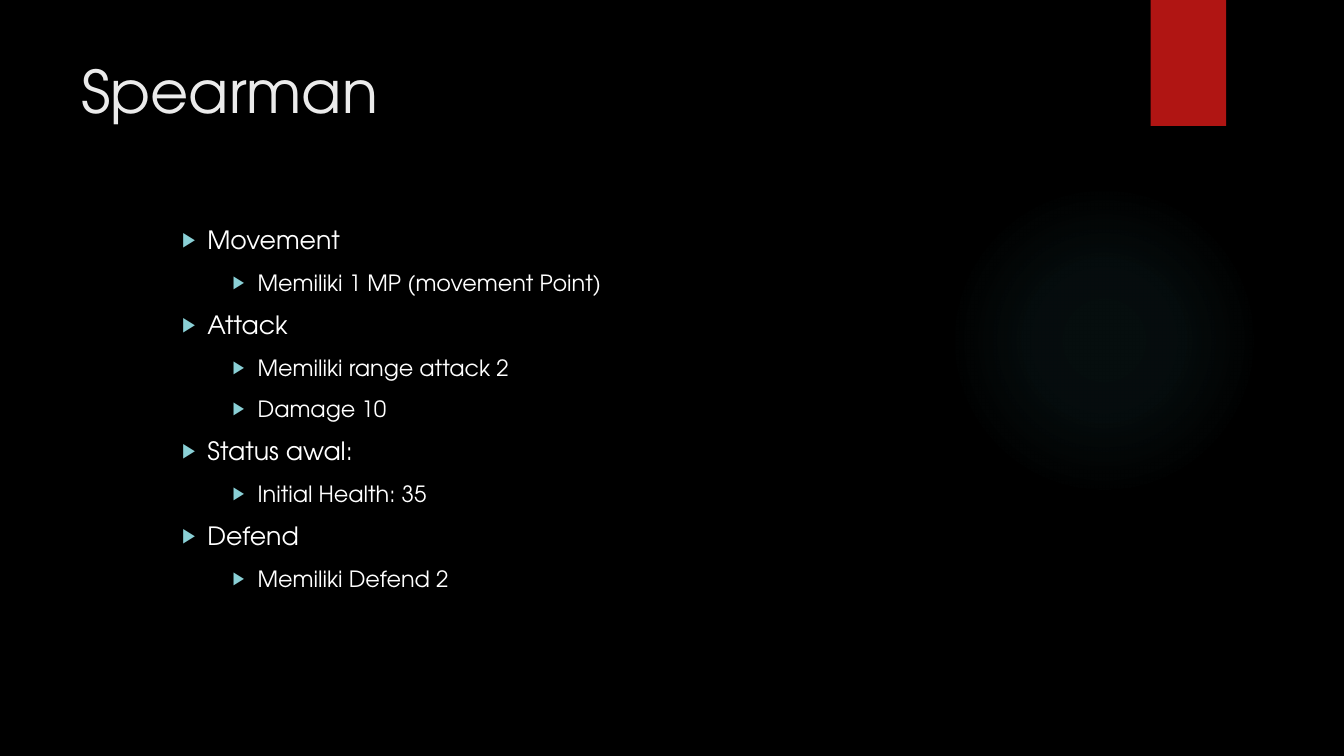
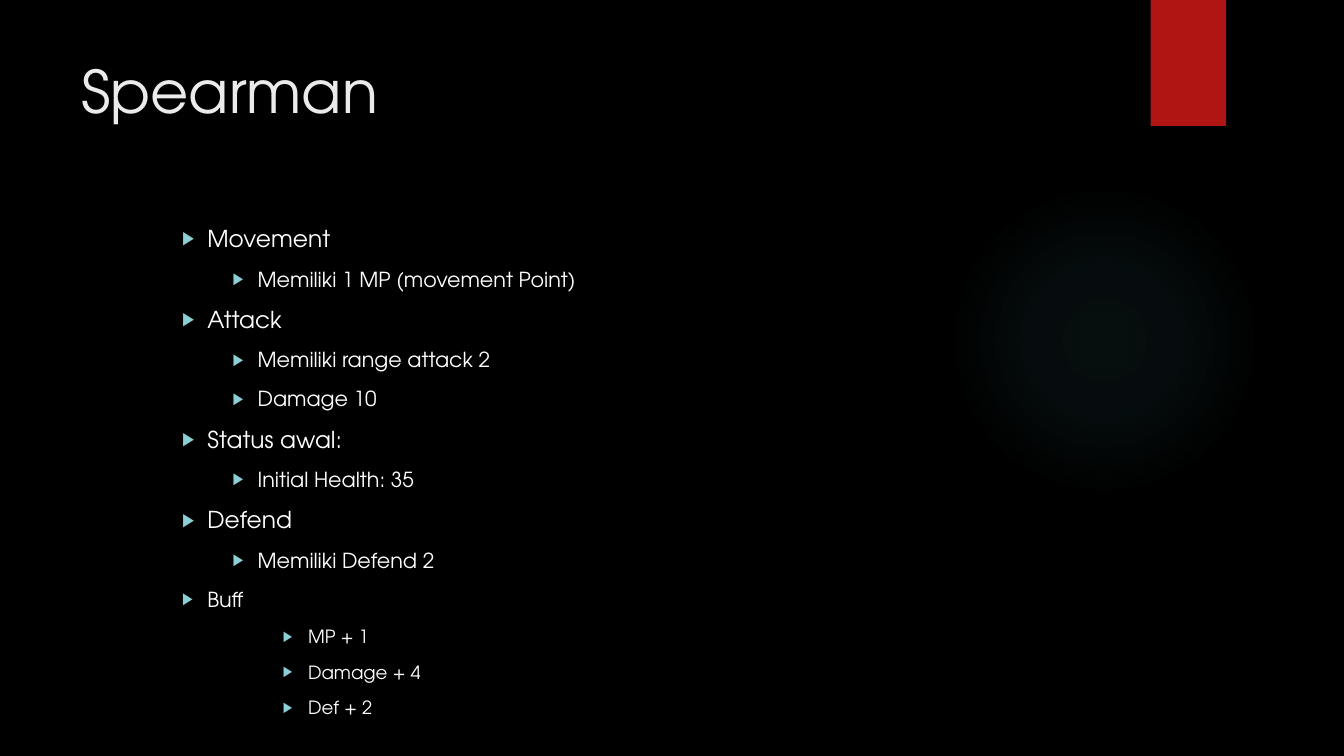
Before and after one commit to kennyoctacio/BeastSwipe, a slide deck: slide 11 of Documents/Spectrum Order PPT.pptx. Drawn at 1344x756 pixels with LibreOffice and Linux fonts; fonts in the diff are those of the drawing; background and template pictures are left out. Boxes give left, top, right and bottom in pixels: in the first picture for what was removed or moved away, otherwise in the second. Text is boxed around its words. In the diff, an @@ line names an element or a change of style, - is before the commit and + after.

```diff
--- a/Documents/Spectrum Order PPT.pptx
+++ b/Documents/Spectrum Order PPT.pptx
@@ text at bbox=[207, 229, 576, 569]: size 18 to 16.6 pt in "Movement", "Attack", "Status awal:", "Defend"; size 16 to 14.8 pt in "Memiliki 1 MP (movement Point)", "Memiliki range attack 2", "Damage 10", "Initial Health: 35" and 1 more places @@
@@ text at bbox=[207, 591, 421, 683]: paragraphs added @@
+    ▶ Buff
+        ▶ MP + 1
+        ▶ Damage + 4
+        ▶ Def + 2
```
Also in this commit, not shown: 3 other slides changed.
